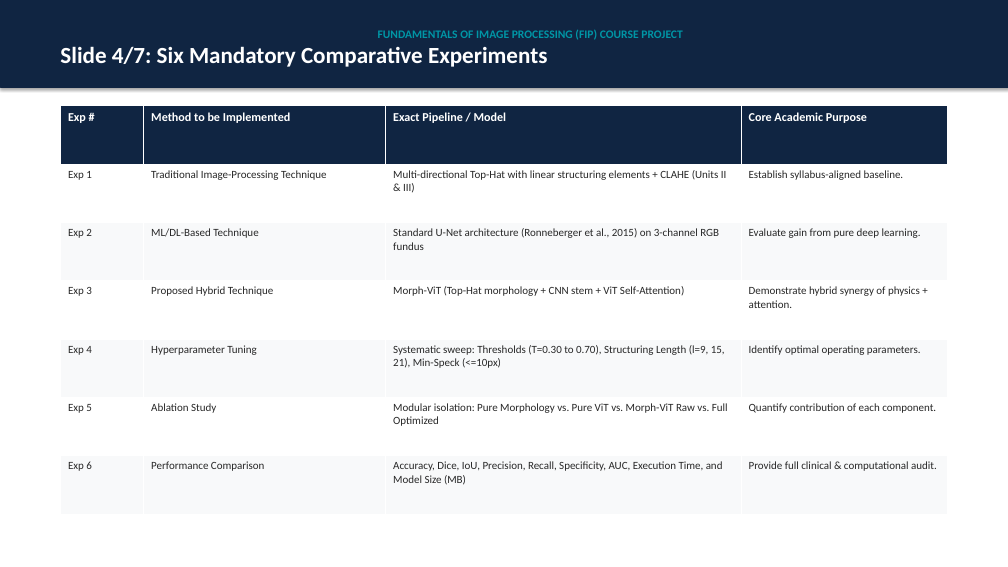
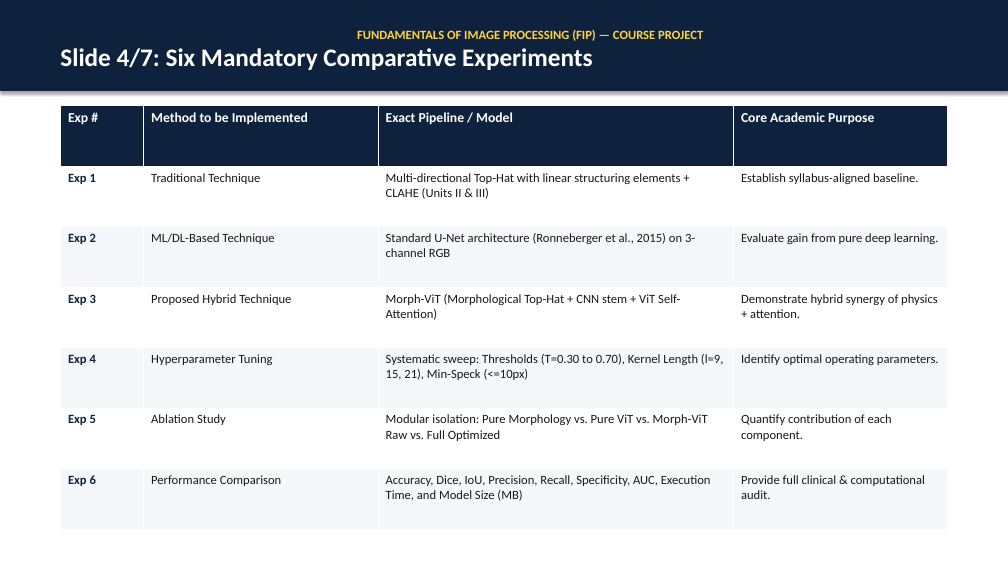
Before and after one commit to pavanpoojary348/retinal-vessel-segmentation, a slide deck: slide 5 of presentation.pptx. Drawn at 1008x567 pixels with LibreOffice and Linux fonts; fonts in the diff are those of the drawing. Boxes give left, top, right and bottom in pixels: in the first picture for what was removed or moved away, otherwise in the second. Text is boxed around its words. In the diff, an @@ line names an element or a change of style, - is before the commit and + after.

Commit message:
style: enlarge presentation typography and fix title slide contrast

```diff
--- a/presentation.pptx
+++ b/presentation.pptx
@@ rectangle "FUNDAMENTALS OF IMAGE PROCESSING (FIP) ...": place and size @@
-rectangle "FUNDAMENTALS OF IMAGE PROCESSING (FIP) ..." at bbox=[0, 0, 1008, 87]
+rectangle "FUNDAMENTALS OF IMAGE PROCESSING (FIP) ..." at bbox=[0, 0, 1008, 91]
@@ rectangle "FUNDAMENTALS OF IMAGE PROCESSING (FIP) ..." at bbox=[0, 0, 1008, 91]: fill #102542 to #0E223D; outline #102542 0.75 pt to #0E223D 0.75 pt @@
@@ text in rectangle at bbox=[60, 48, 592, 70]: size 22 to 24 pt in "Slide 4/7: Six Mandatory Comparative Experiments" @@
@@ text in rectangle at bbox=[357, 30, 703, 41]: text changed; size 11 to 12 pt; text colour #0096A6 to #FFD23F @@
-FUNDAMENTALS OF IMAGE PROCESSING (FIP) COURSE PROJECT
+FUNDAMENTALS OF IMAGE PROCESSING (FIP) — COURSE PROJECT
@@ table at bbox=[60, 106, 948, 529] @@
-row 2, column 2: Traditional Image-Processing Technique
+row 2, column 2: Traditional Technique
-row 3, column 3: Standard U-Net architecture (Ronneberger et al., 2015) on 3-channel RGB fundus
+row 3, column 3: Standard U-Net architecture (Ronneberger et al., 2015) on 3-channel RGB
-row 4, column 3: Morph-ViT (Top-Hat morphology + CNN stem + ViT Self-Attention)
+row 4, column 3: Morph-ViT (Morphological Top-Hat + CNN stem + ViT Self-Attention)
-row 5, column 3: Systematic sweep: Thresholds (T=0.30 to 0.70), Structuring Length (l=9, 15, 21), Min-Speck (<=10px)
+row 5, column 3: Systematic sweep: Thresholds (T=0.30 to 0.70), Kernel Length (l=9, 15, 21), Min-Speck (<=10px)
@@ fill #102542 to #0E223D in row 1 @@
@@ fill #F8F9FA to #F5F7FA in 12 cells @@
@@ size 11.5 to 13 pt in "Exp #", "Method to be Implemented", "Exact Pipeline / Model", "Core Academic Purpose" @@
@@ size 10.5 to 12 pt in "Exp 1", "Multi-directional Top-Hat with linear structuring elements + ...", "Establish syllabus-aligned baseline.", "Exp 2" and 16 more places @@
@@ text colour #282828 to #0E223D, bold on in "Exp 1", "Exp 2", "Exp 3", "Exp 4" and 2 more places @@
@@ text colour #282828 to #191919 in "Multi-directional Top-Hat with linear structuring elements + ...", "Establish syllabus-aligned baseline.", "ML/DL-Based Technique", "Evaluate gain from pure deep learning." and 10 more places @@
```
Also in this commit, not shown: 6 other slides changed, 5 other files.
